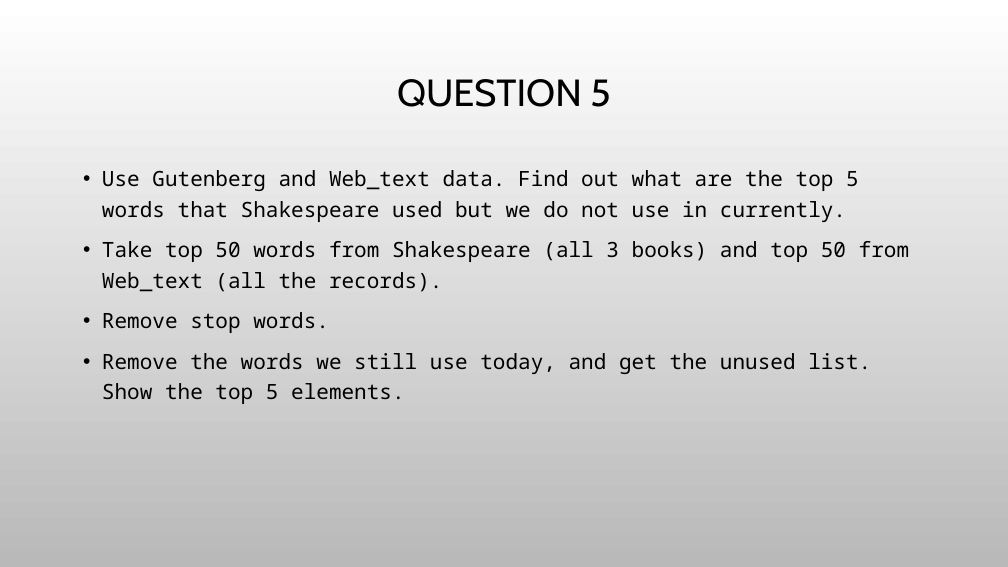
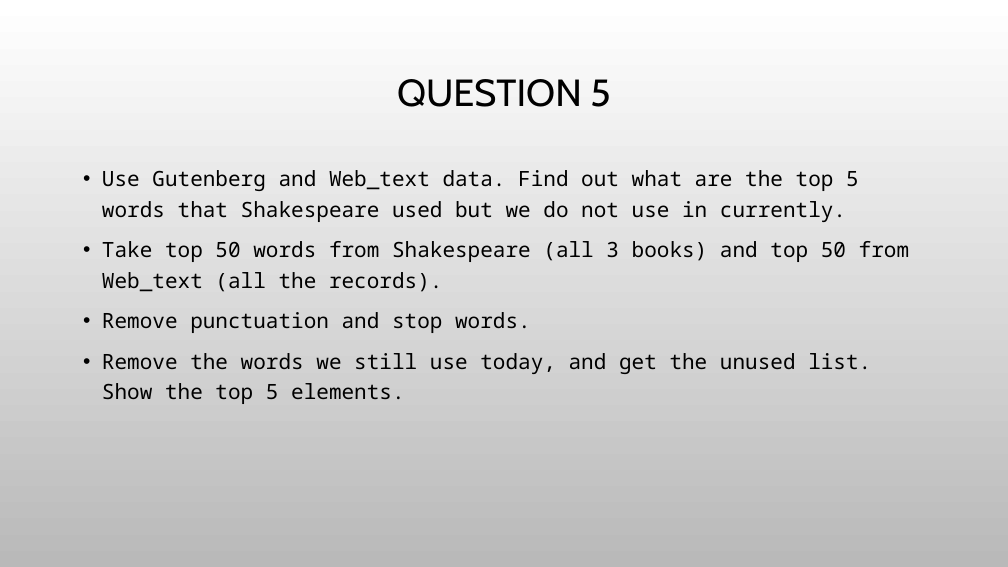
Before and after one commit to brahmbhattspandan/DataAnalysis4Python_Spring17, a slide deck: slide 10 of Assignment_1.pptx. Drawn at 1008x567 pixels with LibreOffice and Linux fonts; fonts in the diff are those of the drawing; background and template pictures are left out. Boxes give left, top, right and bottom in pixels: in the first picture for what was removed or moved away, otherwise in the second. Text is boxed around its words. In the diff, an @@ line names an element or a change of style, - is before the commit and + after.

```diff
--- a/Assignment_1.pptx
+++ b/Assignment_1.pptx
@@ text at [102,312,531,333]: text changed @@
-• Remove stop words.
+• Remove punctuation and stop words.
```
Also in this commit, not shown: 1 other slide changed.
